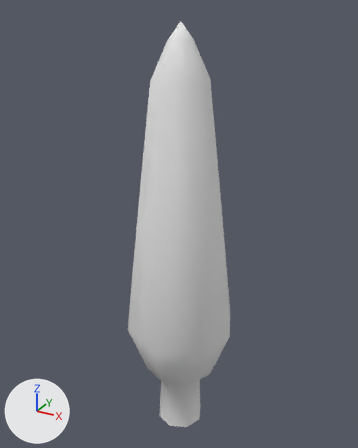
Two versions of the FBX model Assets/Game/Terrains/Trees/Sources/tree3.fbx, one commit apart.
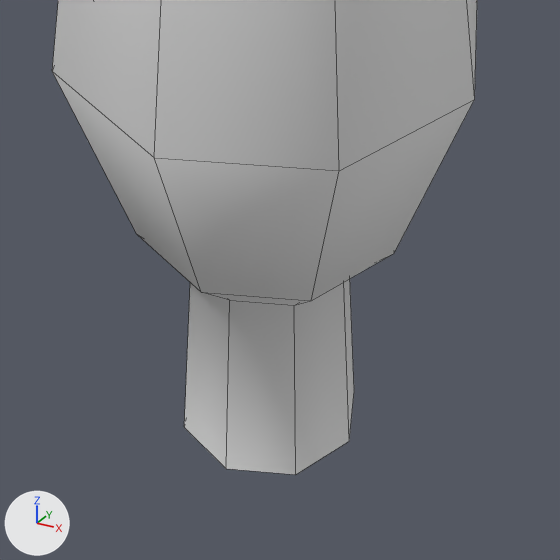
Old and new are each drawn whole from a 50 mm camera at (4.21, -7.72, 8.58) aimed at (-0.12, 0.16, 4.64) and again close up on the part from 32% to 70% of the width and 70% to 100% of the height. The axes (+X, +Y, +Z) are drawn at lower left. The lights are the same throughout. The close-ups show mesh edges as thin lines. Where no turn or scale is listed for an object, it has been applied to the vertices.
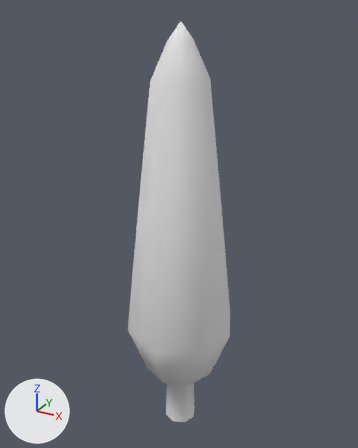
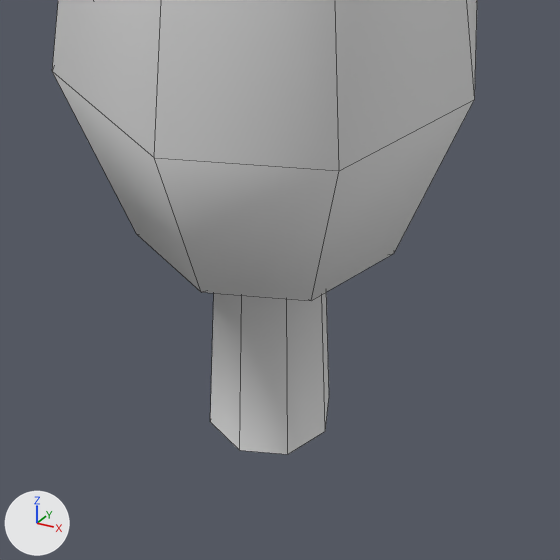
Changed parts and their boxes [x1, y1, x2, y2] in the close-ups (560 x 560 px; the box of a moved part takes in the faces that stretch with it):
```json
{"object": "Circle", "change": "reshaped", "before": [52, 0, 477, 475], "after": [52, 0, 477, 454]}
{"part": 1, "of": "me_circle", "change": "moved or reshaped", "before": [184, 279, 354, 475], "after": [210, 292, 329, 454]}
```

Scene script edits in JSON lines:
```json
{"block": "me_circle", "where": "me_circle.from_pydata(...)  # 57 vertices, 56 faces; spans x -1.13..1.13, y -1.13..1.13, z 0.0..8.36"}
{"block": "me_circle", "where": "# used by ob_circle; location = (0.0, 0.0, 0.0)"}
{"block": "me_circle", "change": "me_circle part 1: all 16 vertices in x -0.49..0.49, y -0.49..0.49, z 0.0..1.11 are scaled about their middle by (0.7, 0.7, 1)"}
```
